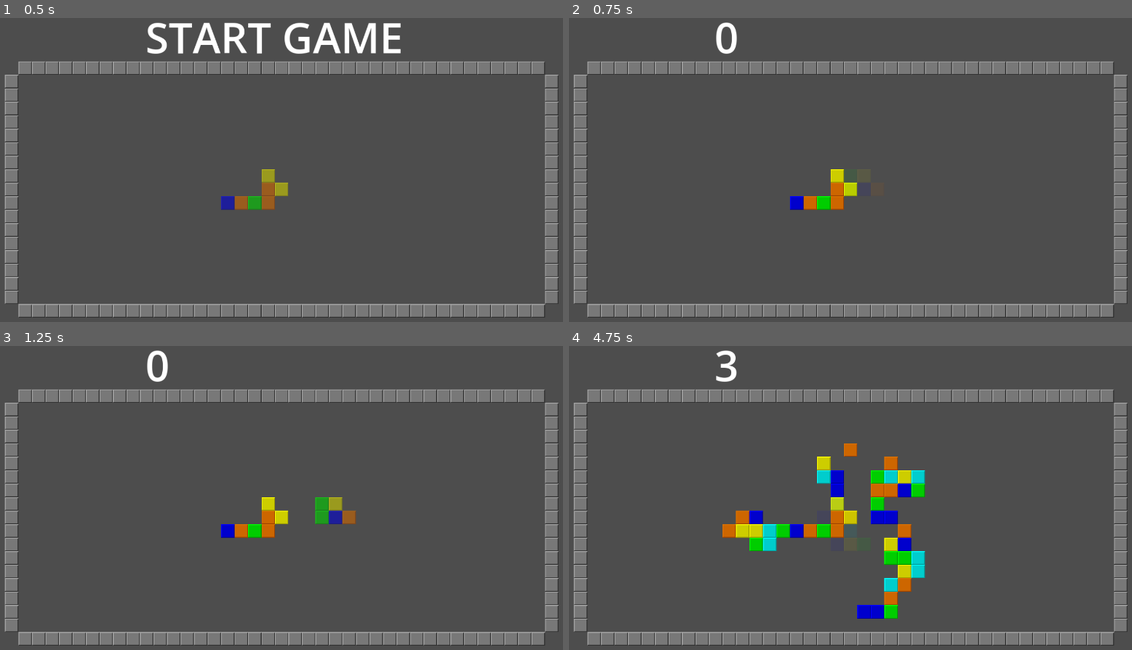
Above: before the commit, frames 1-4 (two rows, left to right).
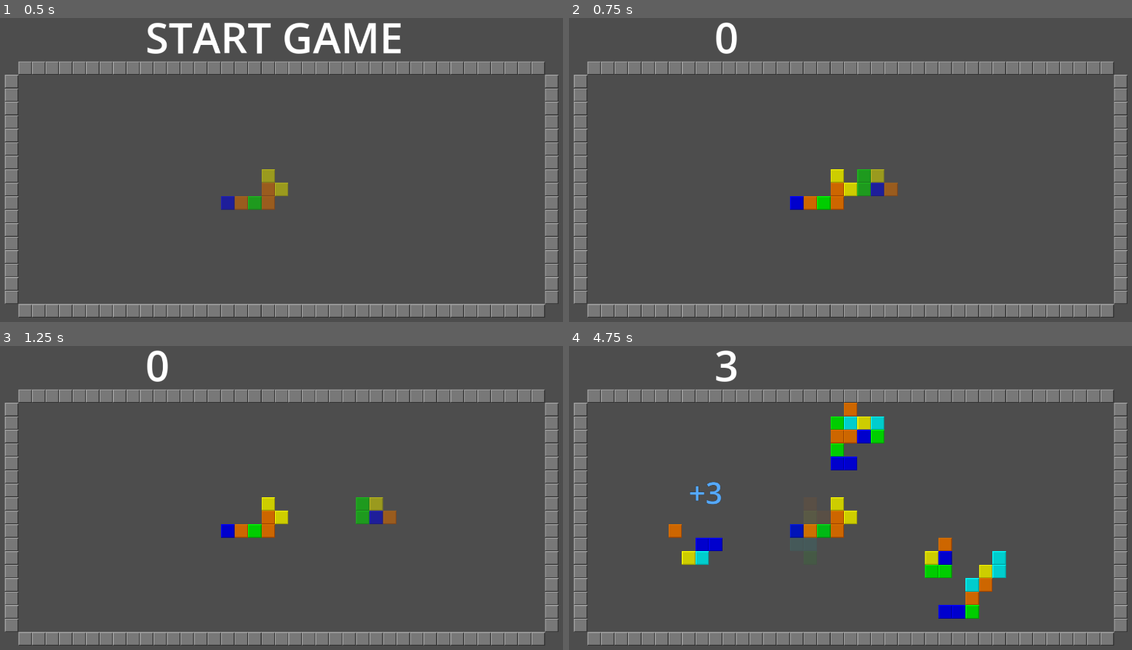
Above: after the commit, the same moments.

Repository: alexcolemandata/game-matcher
Game: Godot game, scene res://main.tscn
Two runs of this game, one before a commit and one after it. Both use one fixed random seed, a clock stepped at 60 frames per second and the inputs below.
Inputs:
- Up to frame 1 (0.5 s): no input
- Up to frame 2 (0.75 s): tap Enter at 0.5 s; hold Right (right) from 0.53 s (still down); hold Space (spawn piece) from 0.53 s (still down)
- Up to frame 3 (1.25 s): keep holding Right (right); keep holding Space (spawn piece)
- Up to frame 4 (4.75 s): release Right (right) at 1.28 s; release Space (spawn piece) at 1.28 s; hold Down (down) 1.28-2.03 s; tap A (rotate anticlockwise) at 1.35, 4.35 s; tap Space (spawn piece) at 1.55, 2.3, 2.85, 4.55 s; hold Right (right) 2.03-2.78 s; hold D (rotate clockwise) 2.03-2.78 s; hold Up (up) 2.78-3.53 s; hold Space (spawn piece) 3.53-4.28 s; hold Left (left) from 3.53 s (still down)

Frame 1 is identical in both runs. In frame 2, 0.5% of the frame differs, in the area x 48-59%, y 49-59%; in frame 3, 1.1%; in frame 4, 7.8%, in the area x 17-78%, y 18-90%.

Commit message:
add coloured pop-up score numbers

Diff:
--- a/Board.gd
+++ b/Board.gd
@@ -75,7 +75,7 @@
 
 
 var num_steps: int = 0
-const MAX_STEPS: int = 10
+const MAX_STEPS: int = 6
 func _process(delta) -> void:
 	if (
 		Input.is_action_pressed("down")
@@ -144,6 +144,26 @@
 
 			if neighbors.size() >= MIN_TILES_TO_SCORE:
 				print("Scored! ", neighbors.size())
+				var color_str: String = "#FFF"
+				if color_to_check == BLUE_TILE:
+					color_str = "#24D"
+				elif color_to_check == GREEN_TILE:
+					color_str = "#0F0"
+				elif color_to_check == RED_TILE:
+					color_str = "#F00"
+				elif color_to_check == ORANGE_TILE:
+					color_str = "#F99"
+				elif color_to_check == LIGHT_BLUE_TILE:
+					color_str = "#5AF"
+				elif color_to_check == YELLOW_TILE:
+					color_str = "#FF0"
+
+				var score_coords = placed_tiles.map_to_local(neighbors[0])
+				ScoreNumbers.display_number(
+					neighbors.size(),
+					placed_tiles.to_global(score_coords) + Vector2(0, -80),
+					color_str,
+				)
 				scored_tiles.append_array(neighbors)
 
 
--- a/project.godot
+++ b/project.godot
@@ -14,6 +14,10 @@
 run/main_scene="res://main.tscn"
 config/features=PackedStringArray("4.3", "Mobile")
 config/icon="res://icon.svg"
+
+[autoload]
+
+ScoreNumbers="*res://score_numbers.gd"
 
 [display]
 
--- /dev/null
+++ b/score_numbers.gd
@@ -0,0 +1,38 @@
+extends Node
+
+func display_number(value: int, position: Vector2, color: String):
+	var number = Label.new()
+	number.global_position = position
+	number.text = "+" + str(value)
+	number.z_index = 5
+	number.label_settings = LabelSettings.new()
+
+	number.label_settings.font_size = 10 + value * 20
+
+
+	number.label_settings.font_color = color
+	number.label_settings.outline_color = "#000"
+	number.label_settings.outline_size = 1
+
+	call_deferred("add_child", number)
+
+	await number.resized
+	number.pivot_offset = Vector2(number.size / 2)
+
+	var tween = get_tree().create_tween()
+	tween.set_parallel(true)
+	tween.tween_property(
+		number, "position:y", number.position.y - 80, 0.25
+	).set_ease(Tween.EASE_OUT)
+
+	tween.tween_property(
+		number, "position:y", number.position.y, 0.5
+	).set_ease(Tween.EASE_IN).set_delay(0.25)
+
+	tween.tween_property(
+		number, "scale", Vector2.ZERO, 0.25
+	).set_ease(Tween.EASE_IN).set_delay(0.5)
+
+	await tween.finished
+	number.queue_free()
+	return
